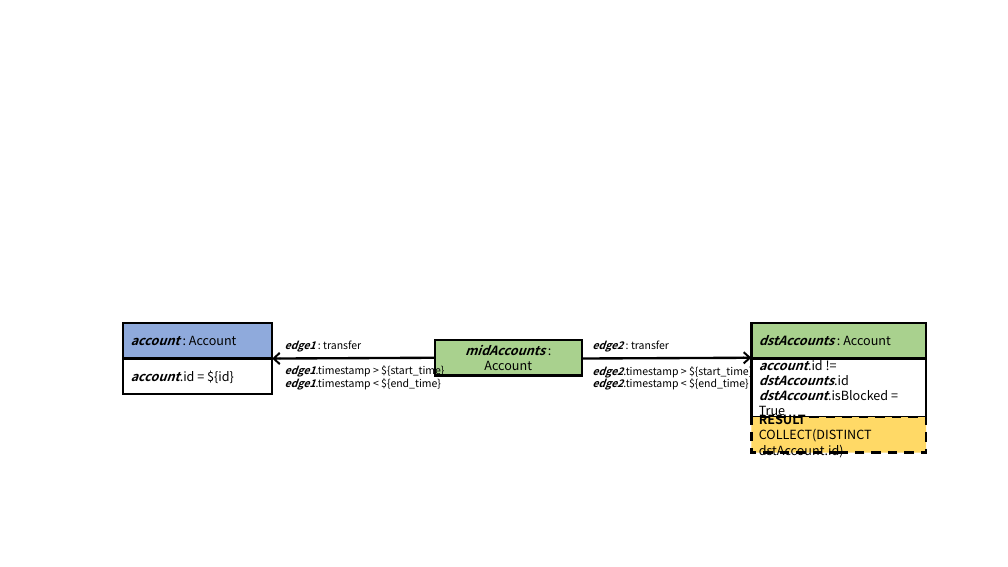
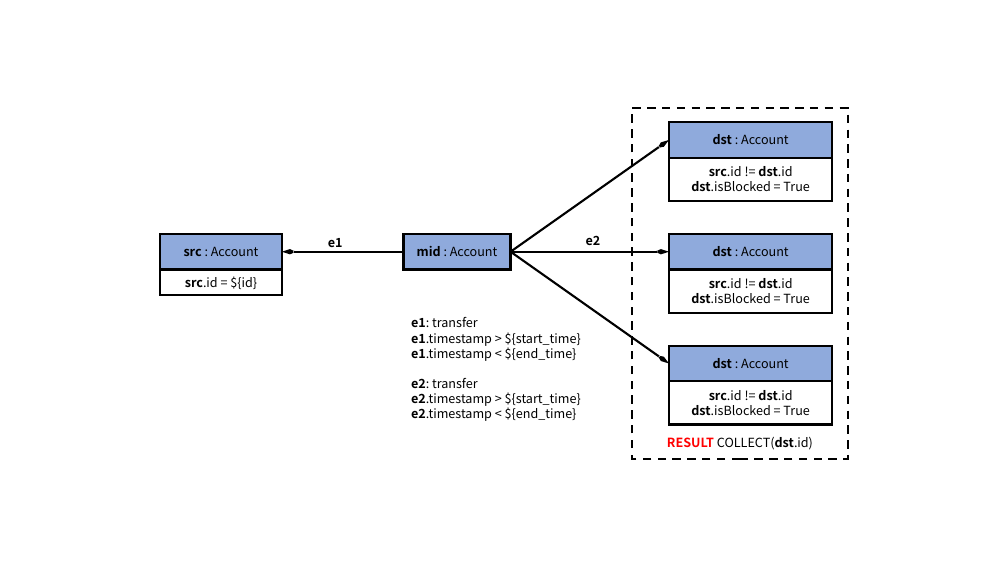
Before and after one commit to ldbc/ldbc_finbench_docs, a slide deck: slide 7 of patterns/transaction-simple-read.pptx. Drawn at 1008x567 pixels with LibreOffice and Linux fonts; fonts in the diff are those of the drawing. Boxes give left, top, right and bottom in pixels: in the first picture for what was removed or moved away, otherwise in the second. Text is boxed around its words. In the diff, an @@ line names an element or a change of style, - is before the commit and + after.

```diff
--- a/patterns/transaction-simple-read.pptx
+++ b/patterns/transaction-simple-read.pptx
@@ rectangle "RESULT COLLECT(dst.id)": place and size @@
-rectangle "RESULT COLLECT(dst.id)" at [752,417,926,453]
+rectangle "RESULT COLLECT(dst.id)" at [632,108,848,459]
@@ rectangle "RESULT COLLECT(dst.id)" at [632,108,848,459]: vertical alignment middle to bottom; fill #FFD966 to none; outline #000000 2.25 pt dashed to #000000 2 pt dashed @@
@@ rectangle "src : Account": place and size @@
-rectangle "src : Account" at [123,323,272,358]
+rectangle "src : Account" at [160,234,282,269]
@@ rectangle "mid : Account": place and size @@
-rectangle "mid : Account" at [435,340,582,376]
+rectangle "mid : Account" at [404,234,511,269]
@@ rectangle "mid : Account" at [404,234,511,269]: fill #A9D18E to #8FAADC; outline #000000 2.25 pt to #000000 2 pt @@
@@ group added at [328,123,833,424]: 4 rectangles, 2 texts, 2 arrows @@
+e1
+dst : Account
+src.id != dst.id
+dst.isBlocked = True
+dst : Account
+src.id != dst.id
+dst.isBlocked = True
+e2
@@ rectangle "dst : Account" at [669,234,833,269]: fill #A9D18E to #8FAADC; outline #000000 2.25 pt to #000000 2 pt @@
@@ rectangle "dst : Account": place and size @@
-rectangle "dst : Account" at [752,323,926,358]
+rectangle "dst : Account" at [669,234,833,269]
@@ text in rectangle at [184,246,259,256]: text changed @@
-account : Account
+src : Account
@@ arrow moved from (272, 358) - (435, 358) to (282, 252) - (404, 252) @@
@@ arrow (282, 252) - (404, 252): stroke #000000 2.25 pt to #000000 2 pt @@
@@ text in rectangle at [417,246,498,256]: text changed; bold off; italic off @@
-midAccounts : Account
+mid : Account
@@ arrow moved from (582, 358) - (752, 358) to (510, 252) - (669, 252) @@
@@ arrow (510, 252) - (669, 252): stroke #000000 2.25 pt to #000000 2 pt @@
@@ text in rectangle at [713,246,789,256]: text changed; bold off; italic off @@
-dstAccounts : Account
+dst : Account
@@ rectangle "src.id = ${id}": place and size @@
-rectangle "src.id = ${id}" at [123,358,272,394]
+rectangle "src.id = ${id}" at [160,270,282,296]
@@ text in rectangle at [185,276,257,289]: text changed @@
-account.id = ${id}
+src.id = ${id}
@@ outline #000000 2.25 pt to #000000 2 pt in 3 elements at [160,270,282,296], [160,234,282,269], [669,270,833,313] @@
@@ rectangle "src.id != dst.id": place and size @@
-rectangle "src.id != dst.id" at [752,358,926,417]
+rectangle "src.id != dst.id" at [669,270,833,313]
@@ text in rectangle at [691,278,809,303]: text changed; bold off; italic off @@
-account.id != dstAccounts.id
-dstAccount.isBlocked = True
+src.id != dst.id
+dst.isBlocked = True
@@ text at [411,317,581,421]: text changed; size 10 to 12 pt @@
-edge2 : transfer
-edge2.timestamp > ${start_time}
-edge2.timestamp < ${end_time}
+e1: transfer
+e1.timestamp > ${start_time}
+e1.timestamp < ${end_time}
+e2: transfer
+e2.timestamp > ${start_time}
+e2.timestamp < ${end_time}
@@ text removed at [285,340,444,390] @@
-edge1 : transfer
-edge1.timestamp > ${start_time}
-edge1.timestamp < ${end_time}
@@ text in rectangle at [667,437,813,450]: text changed @@
-RESULT COLLECT(DISTINCT dstAccount.id)
+RESULT COLLECT(dst.id)
```
Also in this commit, not shown: 7 other slides changed, 1 slide added, 51 other files.
